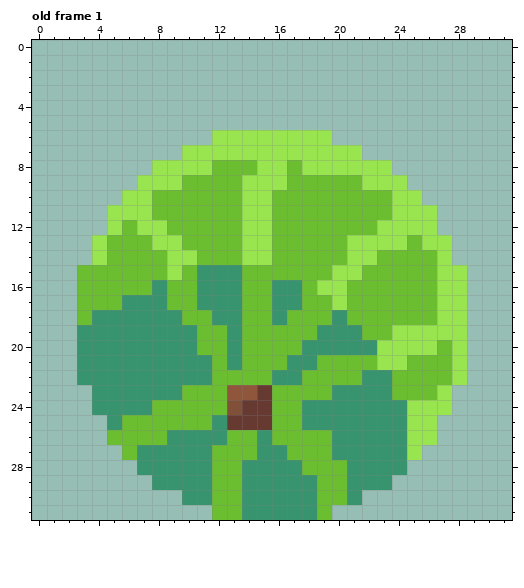
A pixel-art file gets an edit: Twisted Petal/Assets/Aseprite/Enemies/Animated/Movable/waterMalone.ase. Above is the file before it was changed.
32x32 pixels, 6 frames. Shown: old frame 1. The commit also changed other frames, which this record leaves out.
Once edited:
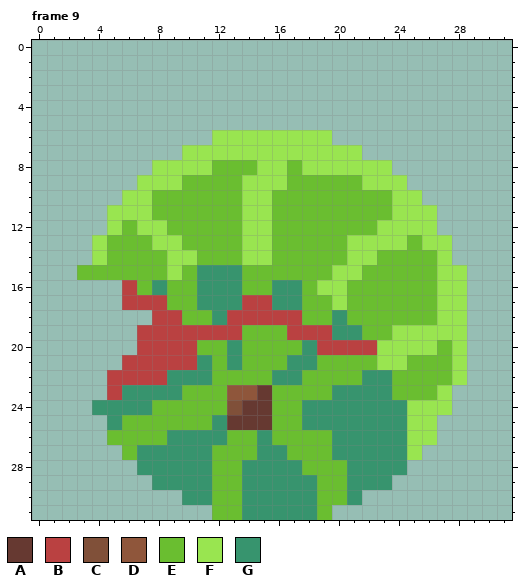
Palette (. is transparent): A #663931  B #ba4141  C #805039  D #8f563b  E #6abe30  F #99e550  G #37946e
A new or re-ordered frame is compared with the old frame closest to it.
Commit message: Water - Malone... Nye hehehehehe. Ye it's got a explosion animation
Diff:
frames 6 -> 17
--- frame 9 is new; against old frame 1
@@ x 0..31 @@
 15 ...EEEEEEFEGGGEEEEEEFFEEEEEFF...
-16 ...EEEEEGEEGGGEEGGEFFEEEEEEFF...
-17 ...EEEGGGEEGGGEEGGEEFEEEEEEFF...
-18 ...EGGGGGGEEGGEEGEEEGEEEEEEFF...
-19 ...GGGGGGGGEEGEEEEEGGGEEFFFFF...
-20 ...GGGGGGGGEEGEEEEGGGGGFFFFEF...
-21 ...GGGGGGGGGEGEEEGGEEEEFFEEEF...
-22 ...GGGGGGGGGEEEEGGEEEEGGEEEEF...
-23 ....GGGGGGEEEDDAEEEEGGGGEEEF....
+16 ......BEGEEGGGEEGGEFFEEEEEEFF...
+17 ......BBBEEGGGBBGGEEFEEEEEEFF...
+18 ........BBEEGBBBBBEEGEEEEEEFF...
+19 .......BBBBBBBEEEBBBGGEEFFFFF...
+20 .......BBBBEEGEEEEGBBBBFFFFEF...
+21 ......BBBBBGEGEEEGGEEEEFFEEEF...
+22 .....BBBBGGGEEEEGGEEEEGGEEEEF...
+23 .....BGGGGEEEDDAEEEEGGGGEEEF....
 24 ....GGGGEEEEECAAEEGGGGGGGFFF....
Boxes around the changes in both pictures, in picture pixels (x1, y1, x2, y2):
changed: (77, 280, 377, 400)
